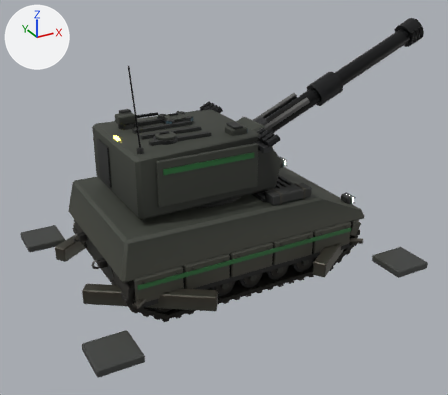
What one commit did to the glTF model models/u_arty.glb.
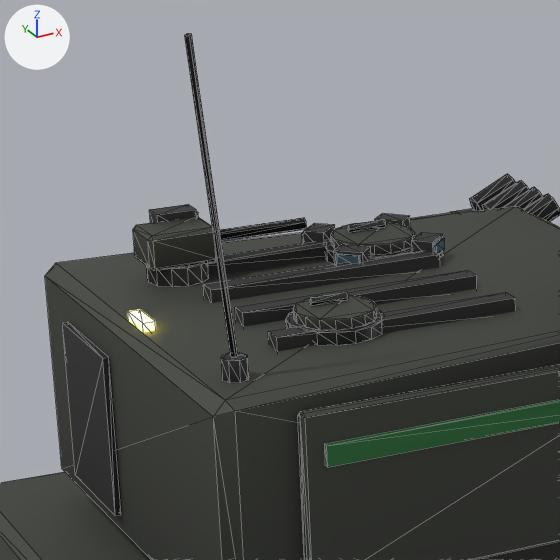
There are two pictures of each version: one whole from a 50 mm lens placed at (-1.099, -2.081, 1.315), pointed at (0.041, -0.008, 0.278), one close up on the part from 18% to 50% of the width and 14% to 50% of the height. The lights are fixed; the arrows at upper left show +X, +Y and +Z. The last two pictures show the newer version. The close-ups show mesh edges as thin lines. Where no turn or scale is listed for an object, it has been applied to the vertices. Vertices at exactly the same position are counted once.

Objects in the first close-up: 'Arty_Walls', 'Arty_turret'.
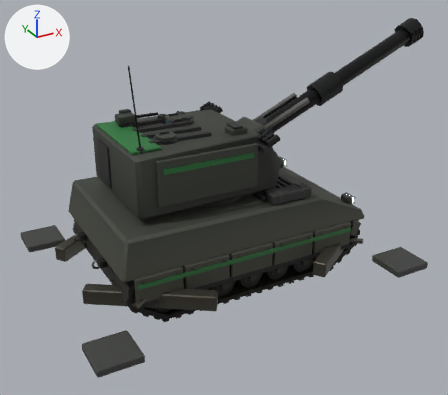
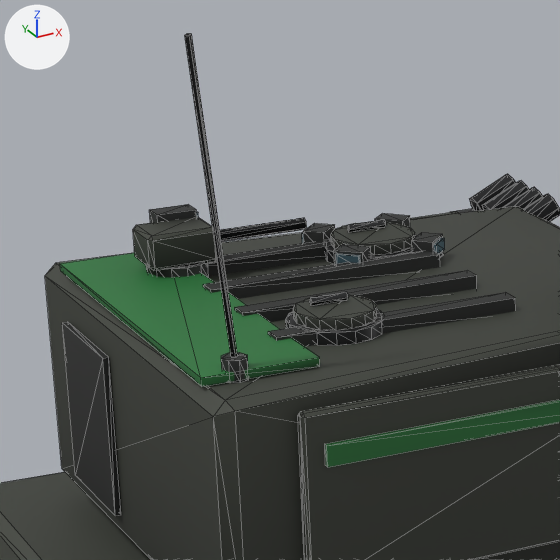
Changed parts and their boxes [x1, y1, x2, y2] in the close-ups (560 x 560 px):
part 1 of me_arty_turret, added (green)
    after: [60, 253, 320, 387]

Edits to the bpy script that builds the scene:
```text
Change me_arty_turret:
    used by ob_arty_turret; location = (-0.08, 0.0, 0.36)
    remove me_arty_turret.from_pydata(...)  # 896 vertices, 1552 faces; spans x -0.347..1.118, y -0.282..0.282, z -0.02..0.58
    add me_arty_turret.from_pydata(...)  # 904 vertices, 1564 faces; spans x -0.347..1.118, y -0.282..0.282, z -0.02..0.58
    me_arty_turret part 1: a new loose piece, a box spanning x -0.335..-0.225, y -0.19..0.19, z 0.242..0.25, in mat_teamcolor
```
